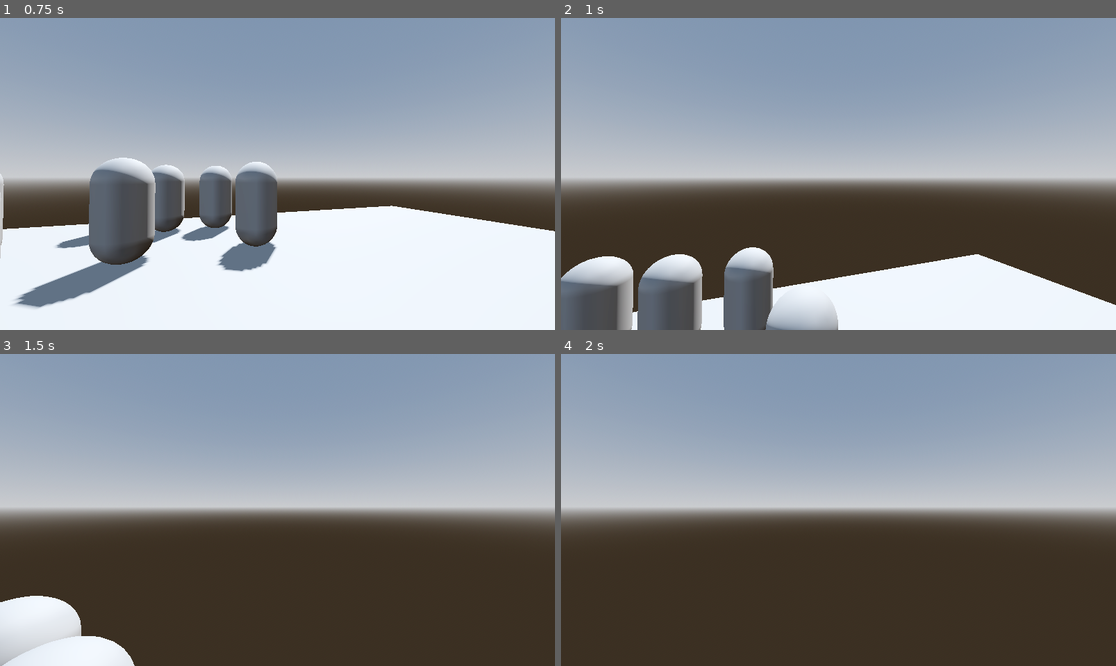
Above: before the commit, frames 1-4 (two rows, left to right).
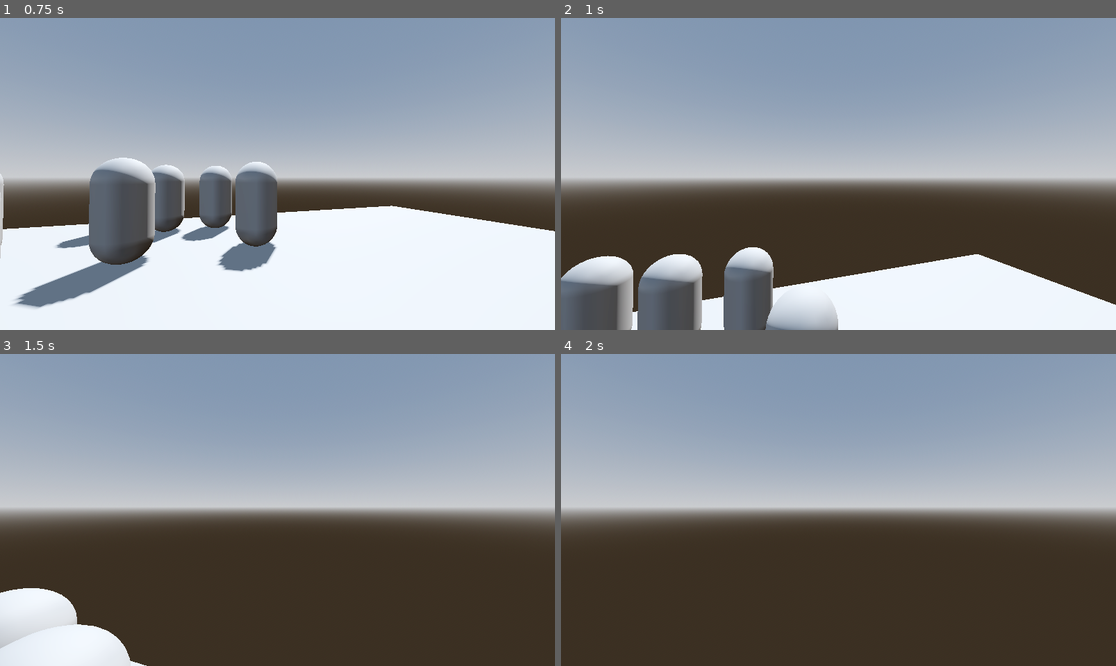
Above: after the commit, the same moments.

Repository: hebedebe/Murdernihilator-7-Unyielding-Flesh-Dream
Game: Godot game, scene res://Maps/testing.tscn
Same seed, same stepped clock (60 frames per second), same inputs: the game is played once before the commit and once after it.
Inputs (mouse positions are in pixels of both pictures, inside the frame that each line leads up to):
- Up to frame 1 (0.75 s): tap Enter at 0.5 s; move the mouse to (305, 174) at 0.52 s; hold W (move_forward) from 0.53 s (still down); hold F (kick) from 0.53 s (still down)
- Up to frame 2 (1 s): keep holding W (move_forward); keep holding F (kick); tap Space (jump) at 0.77 s
- Up to frame 3 (1.5 s): keep holding W (move_forward); move the mouse to (249, 510) at 1.27 s; release F (kick) at 1.28 s; tap F (kick) at 1.35 s
- Up to frame 4 (2 s): keep holding W (move_forward); tap Space (jump) at 1.52 s

Frame 1 is identical in both runs. In frame 2, less than 0.1% of the frame differs, in the area x 1-100%, y 73-100%; in frame 3, 0.9%, in the area x 0-27%, y 75-100%; in frame 4, nothing differs.

Commit message:
Refactored velocity component

Diff:
--- a/Actors/Dummy/dummy.tscn
+++ b/Actors/Dummy/dummy.tscn
@@ -1,6 +1,7 @@
 [gd_scene format=3 uid="uid://dame871bpsowo"]
 
 [ext_resource type="Script" uid="uid://crubfkko2d2yu" path="res://Components/KnockbackComponent/knockback_component.gd" id="1_4wjmn"]
+[ext_resource type="Script" uid="uid://cku1vco2vkbfg" path="res://Components/VelocityComponent/velocity_component.gd" id="2_rui4n"]
 
 [sub_resource type="CapsuleShape3D" id="CapsuleShape3D_vvw3x"]
 
@@ -17,10 +18,17 @@
 [node name="MeshInstance3D" type="MeshInstance3D" parent="CollisionShape3D" unique_id=609162574]
 mesh = SubResource("CapsuleMesh_vvw3x")
 
-[node name="KnockbackComponent" type="Node" parent="." unique_id=1905260633 node_paths=PackedStringArray("velocity_target")]
+[node name="VelocityComponent" type="Node" parent="." unique_id=1670202428 node_paths=PackedStringArray("target_node")]
+unique_name_in_owner = true
+script = ExtResource("2_rui4n")
+target_node = NodePath("..")
+target_variable = "linear_velocity"
+metadata/_custom_type_script = "uid://cku1vco2vkbfg"
+
+[node name="KnockbackComponent" type="Node" parent="." unique_id=1905260633 node_paths=PackedStringArray("velocity_component")]
 unique_name_in_owner = true
 script = ExtResource("1_4wjmn")
-velocity_target = NodePath("..")
+velocity_component = NodePath("../VelocityComponent")
 metadata/_custom_type_script = "uid://crubfkko2d2yu"
 
 [connection signal="body_entered" from="." to="KnockbackComponent" method="force_based_knockback"]
--- a/Actors/Player/player.tscn
+++ b/Actors/Player/player.tscn
@@ -47,16 +47,16 @@
 
 [node name="Camera3D" type="Camera3D" parent="Neck" unique_id=1404921878]
 
-[node name="VelocityComponent" type="Node" parent="." unique_id=703024950 node_paths=PackedStringArray("bodies_to_update")]
+[node name="VelocityComponent" type="Node" parent="." unique_id=703024950 node_paths=PackedStringArray("target_node")]
 unique_name_in_owner = true
 script = ExtResource("6_isd1h")
-bodies_to_update = [NodePath("..")]
+target_node = NodePath("..")
 metadata/_custom_type_script = "uid://cku1vco2vkbfg"
 
-[node name="KnockbackComponent" type="Node" parent="." unique_id=1977639424 node_paths=PackedStringArray("velocity_target")]
+[node name="KnockbackComponent" type="Node" parent="." unique_id=1977639424 node_paths=PackedStringArray("velocity_component")]
 unique_name_in_owner = true
 script = ExtResource("7_8gtf5")
-velocity_target = NodePath("..")
+velocity_component = NodePath("../VelocityComponent")
 metadata/_custom_type_script = "uid://crubfkko2d2yu"
 
 [node name="LookComponent" type="Node" parent="." unique_id=1285239160 node_paths=PackedStringArray("body", "neck")]
--- a/Components/KnockbackComponent/knockback_component.gd
+++ b/Components/KnockbackComponent/knockback_component.gd
@@ -4,23 +4,13 @@
 signal knocked_back_no_args
 
 @export_category("Links")
-@export var velocity_target: Node
+@export var velocity_component: VelocityComponent
 
-func apply_velocity(target: Node, vel: Vector3) -> void:
-	if "velocity" in target:
-		target.velocity += vel
-	elif "linear_velocity" in target:
-		target.linear_velocity += vel
-
-func get_velocity(target: Node) -> Vector3:
-	if "velocity" in target:
-		return target.velocity
-	elif "linear_velocity" in target:
-		return target.linear_velocity
-	return Vector3.ZERO
+func _ready() -> void:
+	assert(velocity_component, "Knockback component requires velocity_component to be set.")
 
 func knockback(strength: float, direction: Basis) -> void:
 	var impulse = direction * Vector3(0,0,-strength)
-	apply_velocity(velocity_target, impulse)
+	velocity_component.velocity += impulse
 	knocked_back.emit(strength, direction)
 	knocked_back_no_args.emit()
--- a/Components/MovementComponent/movement_component.gd
+++ b/Components/MovementComponent/movement_component.gd
@@ -32,8 +32,6 @@
 	velocity_component.velocity.z = wish_dir.z * speed
 
 	body.move_and_slide()
-	velocity_component.velocity = body.get_real_velocity();
-
 
 #region Signal targets
 func on_move_direction_changed(direction: Vector2) -> void:
--- a/Components/VelocityComponent/velocity_component.gd
+++ b/Components/VelocityComponent/velocity_component.gd
@@ -2,16 +2,21 @@
 
 signal velocity_updated(new_velocity)
 
-@export var bodies_to_update: Array[Node3D]
+@export var target_node: Node
+@export var target_variable: String = "velocity"
 
-var velocity: Vector3 = Vector3.ZERO:
+var velocity: Vector3:
 	set(new_velocity):
 		velocity = new_velocity
-		velocity_updated.emit(velocity)
-		for body in bodies_to_update:
-			if "velocity" in body:
-				body.velocity = velocity
+		target_node.set(target_variable, new_velocity)
+		velocity_updated.emit(new_velocity)
+	get():
+		var new_vel = target_node.get(target_variable)
+		velocity = new_vel
+		return new_vel
 
+func _ready() -> void:
+	assert(target_variable in target_node, "VelocityComponent requires a valid target_variable")
 
 #region Signal targets
 func set_velocity(new_velocity: Vector3) -> void:
